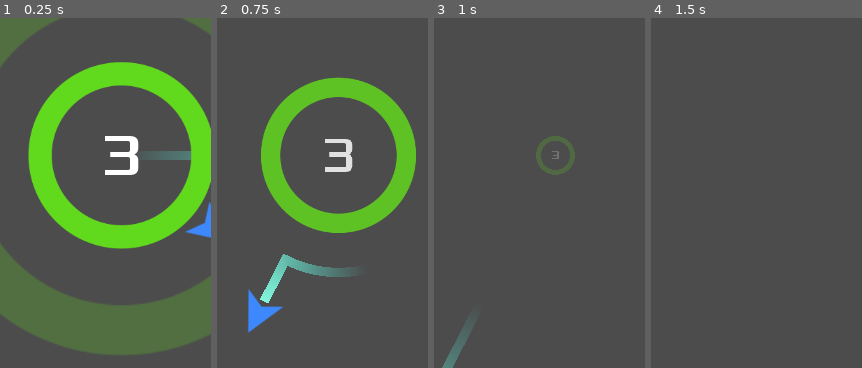
Above: before the commit, frames 1-4 (left to right).
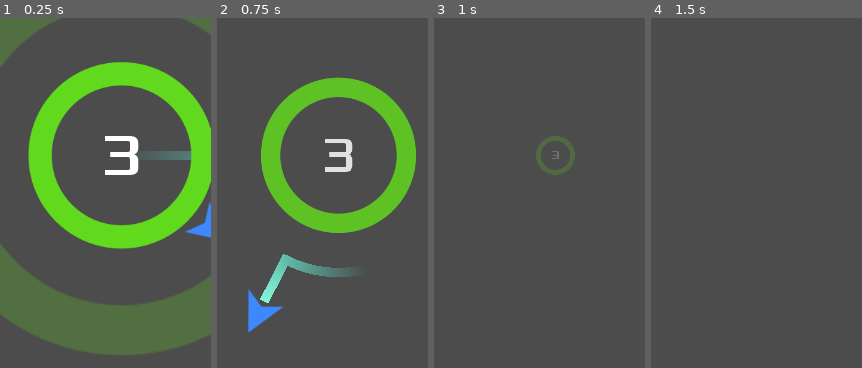
Above: after the commit, the same moments.

Repository: sal0w/CircleJump
Game: Godot game, scene res://Main.tscn
Same seed, same stepped clock (60 frames per second), same inputs: the game is played once before the commit and once after it.
Inputs (mouse positions are % of the whole screen's width and height, from its top left):
- Up to frame 1 (0.25 s): no input
- Up to frame 2 (0.75 s): move the mouse to (72, 37) at 0.52 s; click (72, 37) at 0.67 s
- Up to frame 3 (1 s): no input
- Up to frame 4 (1.5 s): move the mouse to (27, 49) at 1.27 s; click (27, 49) at 1.42 s
The pictures show only the part of the screen within x 20-70%, y 50-100%; the shares and areas given below are measured in that part.

Frames 1-2 are identical in both runs. In frame 3, 0.5% of the frame differs, in the area x 3-17%, y 89-100%; in frame 4, nothing differs.

Commit message:
Done

Diff:
--- a/objects/Circle.gd
+++ b/objects/Circle.gd
@@ -42,6 +42,10 @@
 	if abs($Pivot.rotation - orbit_start) > 2 * PI:
 		current_orbits -= 1
 		$Label.text = str(current_orbits)
+		if current_orbits <=0:
+			jumper.die()
+			jumper = null
+			implode()
 		orbit_start = $Pivot.rotation
 
 func implode():
--- a/objects/jumper.gd
+++ b/objects/jumper.gd
@@ -33,3 +33,12 @@
 		transform = target.orbit_position.global_transform
 	else:
 		position += velocity * delta
+
+func die():
+	target = null
+	queue_free()
+
+
+func _on_VisibilityNotifier2D_screen_exited():
+	if !target:
+		die()
--- a/objects/jumper.tscn
+++ b/objects/jumper.tscn
@@ -31,3 +31,4 @@
 z_index = -1
 gradient = SubResource( 2 )
 [connection signal="area_entered" from="." to="." method="_on_jumper_area_entered"]
+[connection signal="screen_exited" from="VisibilityNotifier2D" to="." method="_on_VisibilityNotifier2D_screen_exited"]
